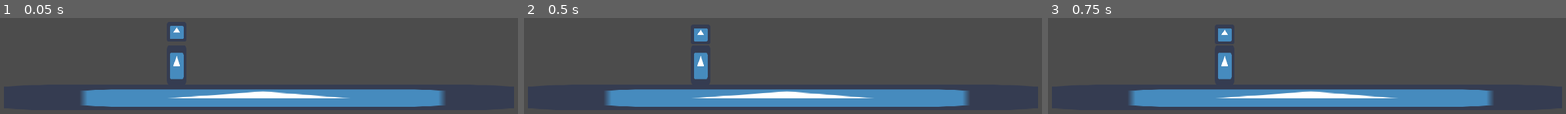
Above: before the commit, frames 1-3 (left to right).
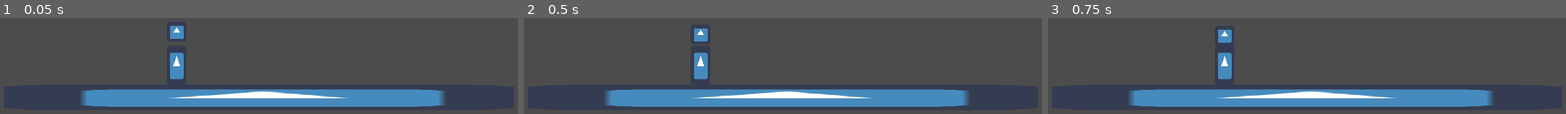
Above: after the commit, the same moments.

Repository: RemyIsCool/Carrying-Thing-Game
Game: Godot game, scene res://Scenes/TestScene.tscn
The game is run twice, just before and just after one commit, with the same random seed, the same clock (stepped at 60 frames per second) and the same inputs. The engine's default icon, where the game draws it, is replaced by a stand-in: a white triangle on a blue panel in a dark square.
Inputs:
- Up to frame 1 (0.05 s): no input
- Up to frame 2 (0.5 s): no input
- Up to frame 3 (0.75 s): tap Enter (ui_accept) at 0.5, 0.6 s

Frames 1-2 are identical in both runs. In frame 3, 0.1% of the frame differs, in the area x 32-36%, y 10-26%.

Commit message:
let you drop pick up thing

Diff:
--- a/Scenes/Player.gd
+++ b/Scenes/Player.gd
@@ -1,3 +1,5 @@
+##### Somebody else's code - will replace later
+
 extends KinematicBody2D
 
 export(float) var speed
@@ -26,6 +28,13 @@
 	movement()
 	velocity = move_and_slide(velocity, Vector2.UP)
 
+	## This is my code
+
+	if Input.is_action_just_pressed("ui_accept") and $PickupCollider.overlaps_body(get_parent().get_node("./PickUp")):
+		get_parent().get_node("./PinJoint2D").node_b = ""
+
+	## This is more of somebody else's code that i found on github
+
 func movement():
 	if Keyboard:
 		if Input.is_action_pressed(KrightInput):
--- a/Scenes/Player.tscn
+++ b/Scenes/Player.tscn
@@ -6,6 +6,9 @@
 [sub_resource type="CapsuleShape2D" id=1]
 radius = 8.0
 height = 16.0
+
+[sub_resource type="RectangleShape2D" id=2]
+extents = Vector2( 19, 28 )
 
 [node name="Player" type="KinematicBody2D"]
 script = ExtResource( 2 )
@@ -24,3 +27,8 @@
 
 [node name="CollisionShape2D" type="CollisionShape2D" parent="."]
 shape = SubResource( 1 )
+
+[node name="PickupCollider" type="Area2D" parent="."]
+
+[node name="CollisionShape2D" type="CollisionShape2D" parent="PickupCollider"]
+shape = SubResource( 2 )
Not shown: 1 places in Scenes/Player.tscn that only renumber resources
